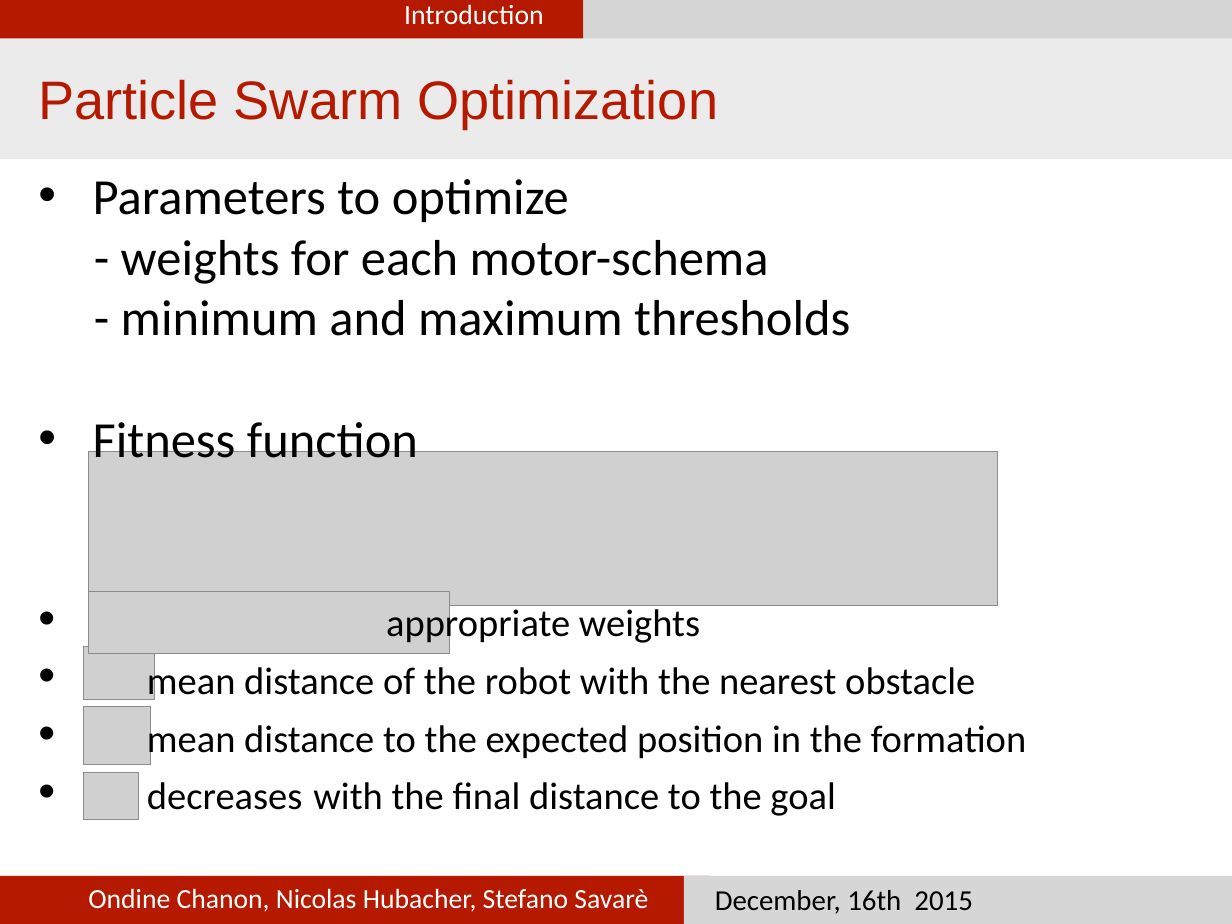
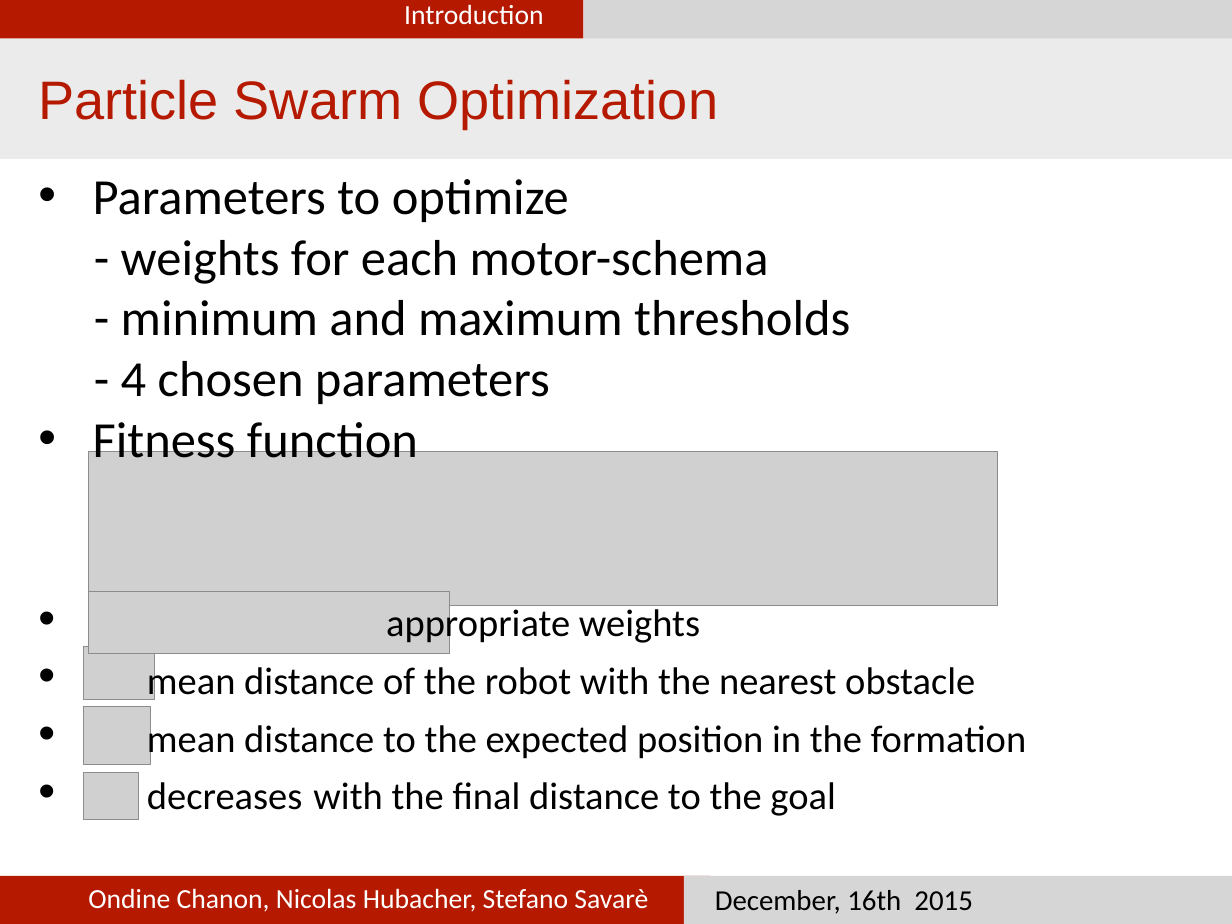
Before and after one commit to nhubi/disProject, a slide deck: slide 8 of Presentation/presentation.pptx. Drawn at 1232x924 pixels with LibreOffice and Linux fonts; fonts in the diff are those of the drawing; grey boxes stand for pictures. Boxes give left, top, right and bottom in pixels: in the first picture for what was removed or moved away, otherwise in the second. Text is boxed around its words. In the diff, an @@ line names an element or a change of style, - is before the commit and + after.

```diff
--- a/Presentation/presentation.pptx
+++ b/Presentation/presentation.pptx
@@ text at [121, 361, 550, 404]: paragraph added @@
+  - 4 chosen parameters
```
Also in this commit, not shown: 2 other slides changed, 1 other file.
